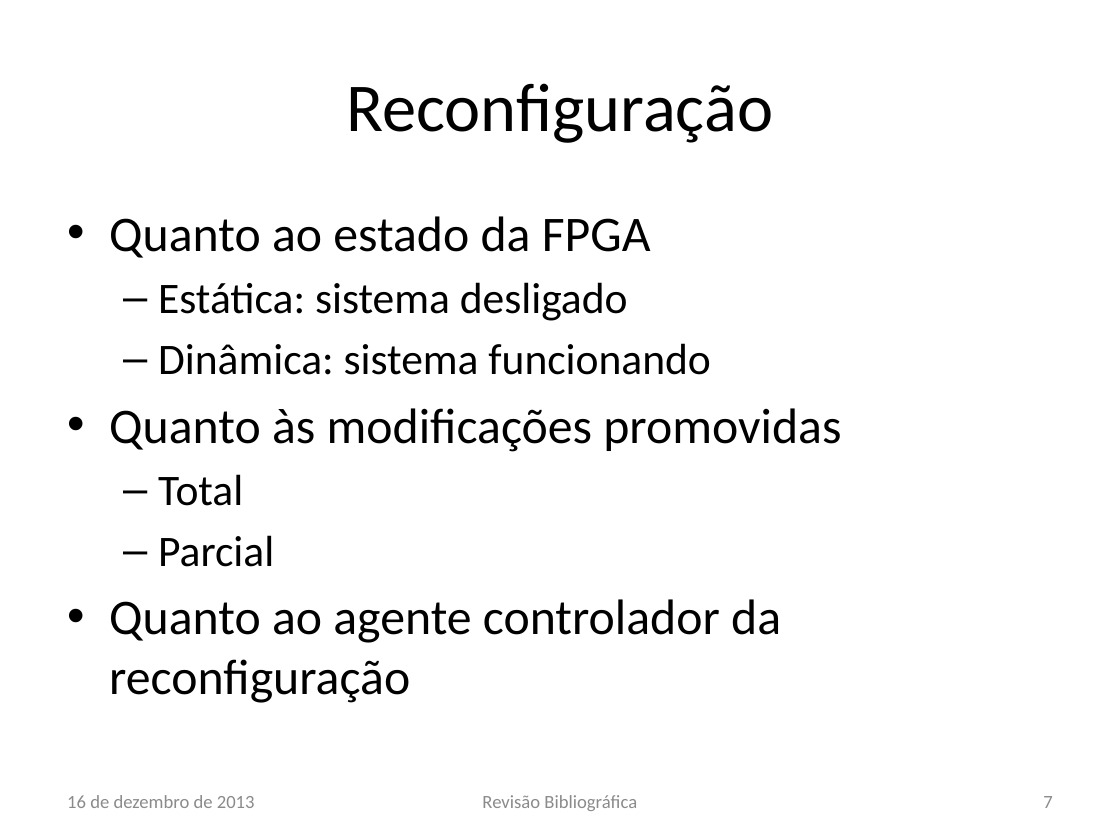
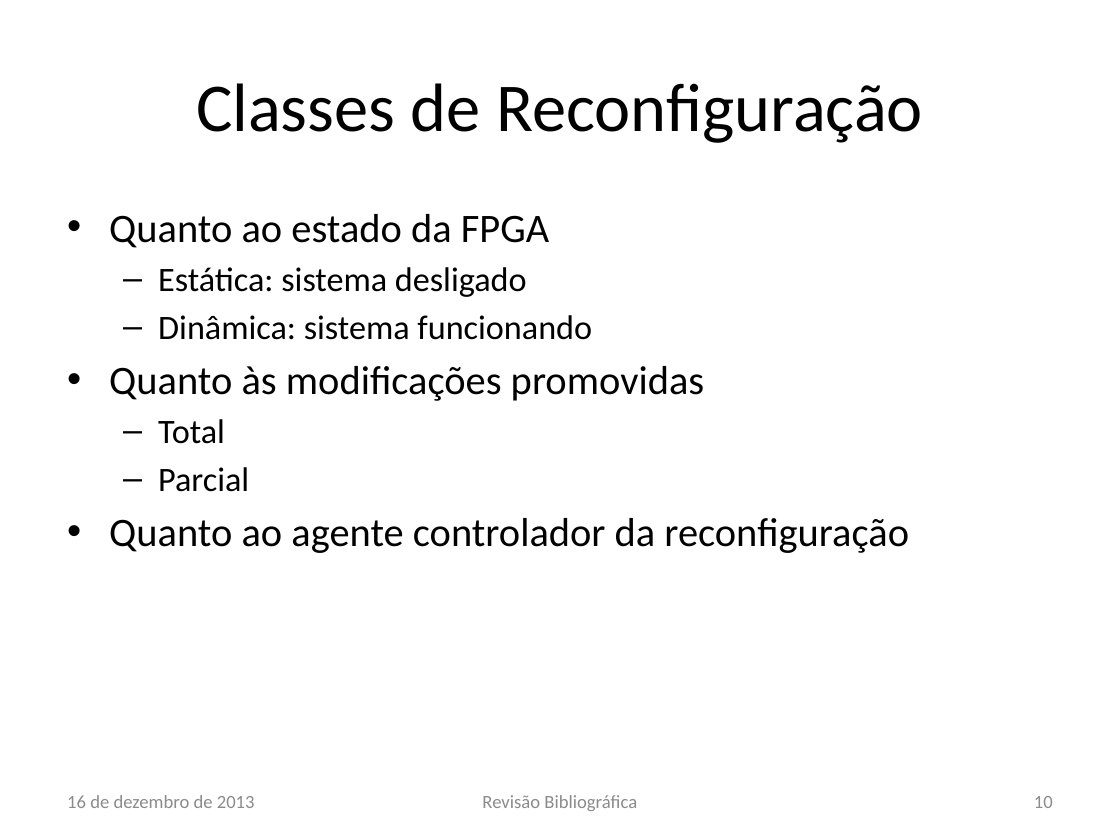
Before and after one commit to lsoliveira459/tg2, a slide deck: slide 10 of Apresentação/Estudo e Implementação de Reconfiguração Dinâmica.pptx (slide 7 before the commit). Drawn at 1120x840 pixels with LibreOffice and Linux fonts; fonts in the diff are those of the drawing; background and template pictures are left out. Boxes give left, top, right and bottom in pixels: in the first picture for what was removed or moved away, otherwise in the second. Text is boxed around its words. In the diff, an @@ line names an element or a change of style, - is before the commit and + after.

```diff
--- a/Apresentação/Estudo e Implementação de Reconfiguração Dinâmica.pptx
+++ b/Apresentação/Estudo e Implementação de Reconfiguração Dinâmica.pptx
@@ title at bbox=[196, 83, 923, 143]: text changed @@
-Reconfiguração
+Classes de Reconfiguração
@@ text "Quanto ao estado da FPGA" at bbox=[109, 214, 909, 553]: size 32 to 26 pt in "Quanto ao estado da FPGA", "Quanto às modificações promovidas", "Quanto ao agente controlador da reconfiguração"; size 28 to 22 pt in "Estática: sistema desligado", "Dinâmica: sistema funcionando", "Total", "Parcial"; less space between paragraphs @@
@@ page number at bbox=[1034, 796, 1053, 808]: text changed @@
-7
+10
```
Also in this commit, not shown: 1 other slide changed, 2 slides added, 2 other files.
